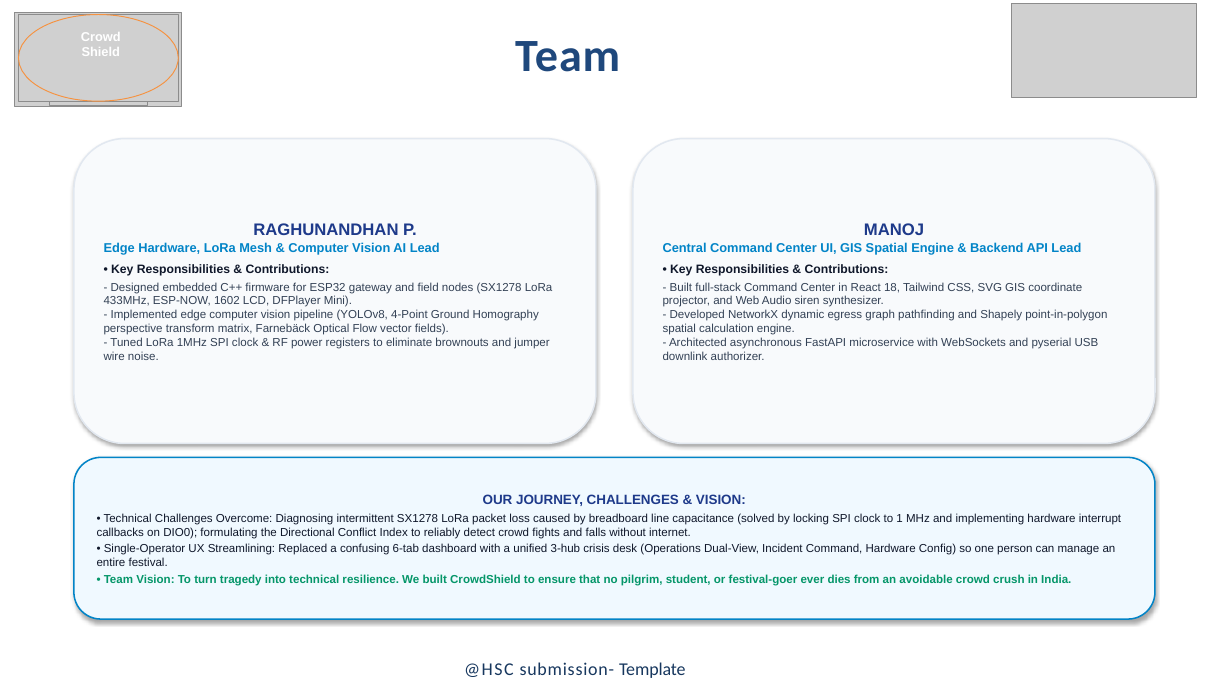
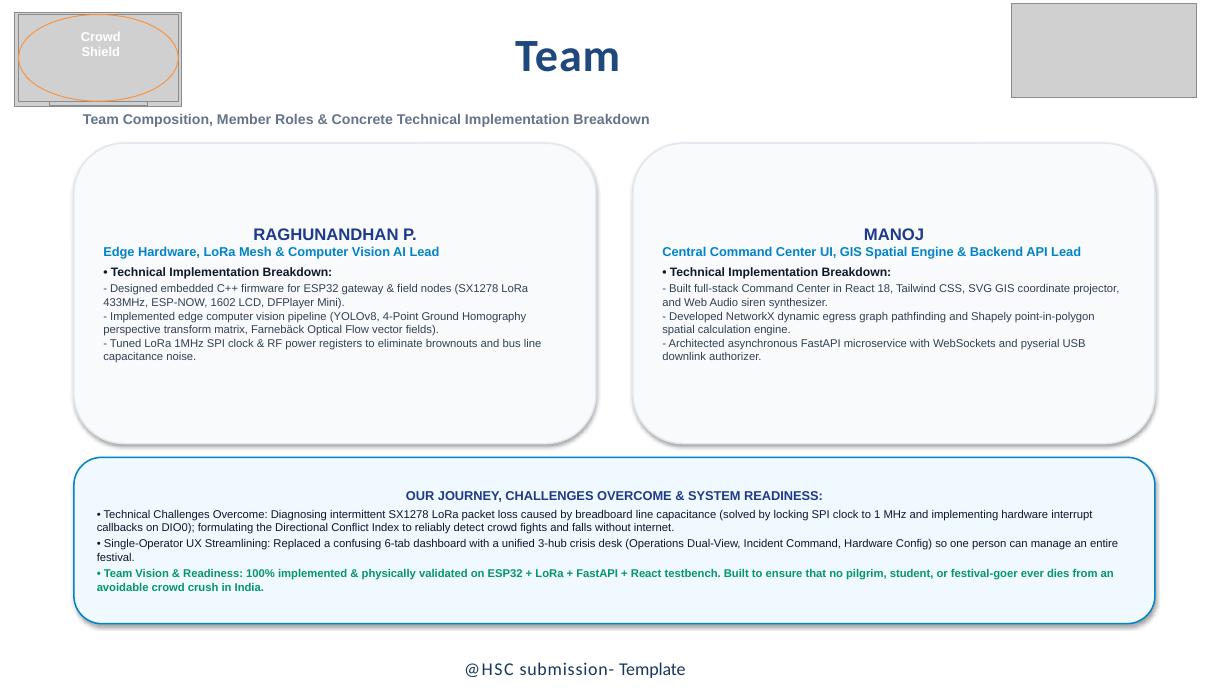
Before and after one commit to raghunandhan27/CrowdShield, a slide deck: slide 6 of docs/CrowdShield_HSC_Presentation.pptx. Drawn at 1232x693 pixels with LibreOffice and Linux fonts; fonts in the diff are those of the drawing; grey boxes stand for pictures. Boxes give left, top, right and bottom in pixels: in the first picture for what was removed or moved away, otherwise in the second. Text is boxed around its words. In the diff, an @@ line names an element or a change of style, - is before the commit and + after.

```diff
--- a/docs/CrowdShield_HSC_Presentation.pptx
+++ b/docs/CrowdShield_HSC_Presentation.pptx
@@ text added at box(83, 114, 649, 127), 11 pt, text #64748B, bold @@
+Team Composition, Member Roles & Concrete Technical Implementation Breakdown
@@ rounded rectangle "RAGHUNANDHAN P.": place and size @@
-rounded rectangle "RAGHUNANDHAN P." at box(74, 139, 596, 444)
+rounded rectangle "RAGHUNANDHAN P." at box(74, 143, 596, 444)
@@ rounded rectangle "MANOJ": place and size @@
-rounded rectangle "MANOJ" at box(633, 139, 1155, 444)
+rounded rectangle "MANOJ" at box(633, 143, 1155, 444)
@@ text in rounded rectangle at box(103, 267, 542, 363): text changed; size 9 to 8.8 pt @@
-• Key Responsibilities & Contributions:
-- Designed embedded C++ firmware for ESP32 gateway and field nodes (SX1278 LoRa 433MHz, ESP-NOW, 1602 LCD, DFPlayer Mini).
-- Implemented edge computer vision pipeline (YOLOv8, 4-Point Ground Homography perspective transform matrix, Farnebäck Optical Flow vector fields).
-- Tuned LoRa 1MHz SPI clock & RF power registers to eliminate brownouts and jumper wire noise.
+• Technical Implementation Breakdown:
+- Designed embedded C++ firmware for ESP32 gateway & field nodes (SX1278 LoRa 433MHz, ESP-NOW, 1602 LCD, DFPlayer Mini).
+- Implemented edge computer vision pipeline (YOLOv8, 4-Point Ground Homography perspective transform matrix, Farnebäck Optical Flow vector fields).
+- Tuned LoRa 1MHz SPI clock & RF power registers to eliminate brownouts and bus line capacitance noise.
@@ text in rounded rectangle at box(670, 267, 892, 279): text changed @@
-• Key Responsibilities & Contributions:
+• Technical Implementation Breakdown:
@@ text in rounded rectangle at box(662, 284, 1119, 360): size 9 to 8.8 pt in "- Built full-stack Command Center in React ..."; less space between paragraphs @@
@@ rounded rectangle "OUR JOURNEY, CHALLENGES OVERCOME & ...": place and size @@
-rounded rectangle "OUR JOURNEY, CHALLENGES OVERCOME & ..." at box(74, 457, 1155, 619)
+rounded rectangle "OUR JOURNEY, CHALLENGES OVERCOME & ..." at box(74, 457, 1155, 624)
@@ text in rounded rectangle at box(406, 491, 823, 502): text changed; size 10.5 to 10 pt @@
-OUR JOURNEY, CHALLENGES & VISION:
+OUR JOURNEY, CHALLENGES OVERCOME & SYSTEM READINESS:
@@ text in rounded rectangle at box(97, 510, 1118, 561): size 9 to 8.8 pt in "• Technical Challenges Overcome: Diagnosing intermittent SX1 ...", "• Single-Operator UX Streamlining: Replaced a confusing ..." @@
@@ text in rounded rectangle at box(97, 568, 1114, 591): text changed; size 9 to 8.8 pt @@
-• Team Vision: To turn tragedy into technical resilience. We built CrowdShield to ensure that no pilgrim, student, or festival-goer ever dies from an avoidable crowd crush in India.
+• Team Vision & Readiness: 100% implemented & physically validated on ESP32 + LoRa + FastAPI + React testbench. Built to ensure that no pilgrim, student, or festival-goer ever dies from an avoidable crowd crush in India.
```
Also in this commit, not shown: 4 other slides changed, 1 other file.
